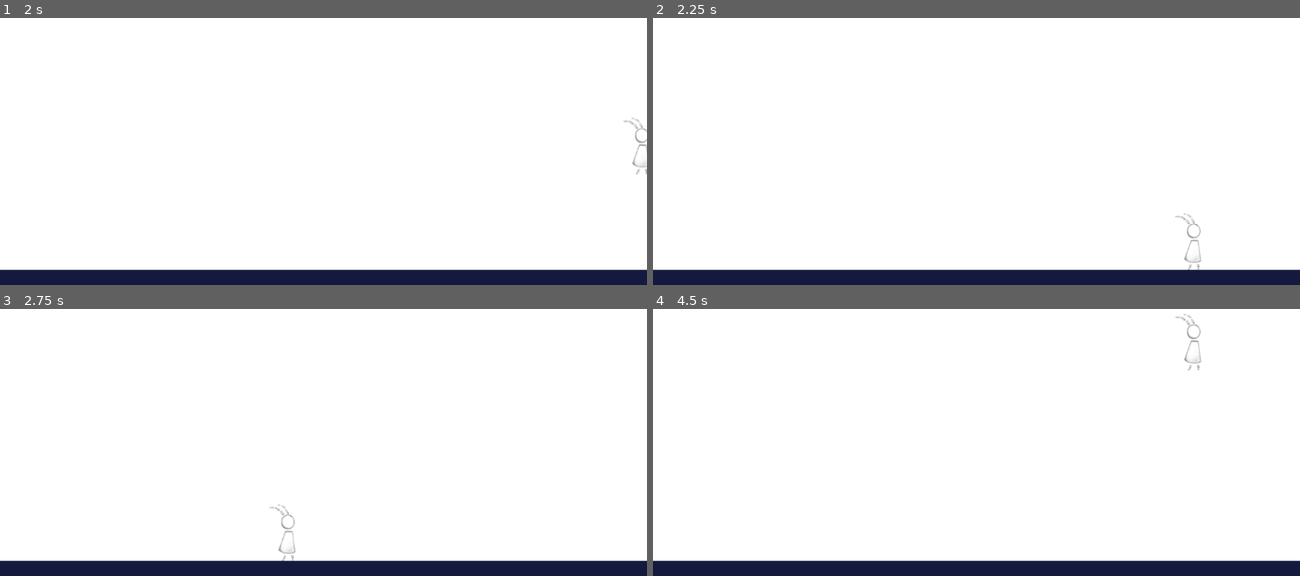
Above: before the commit, frames 1-4 (two rows, left to right).
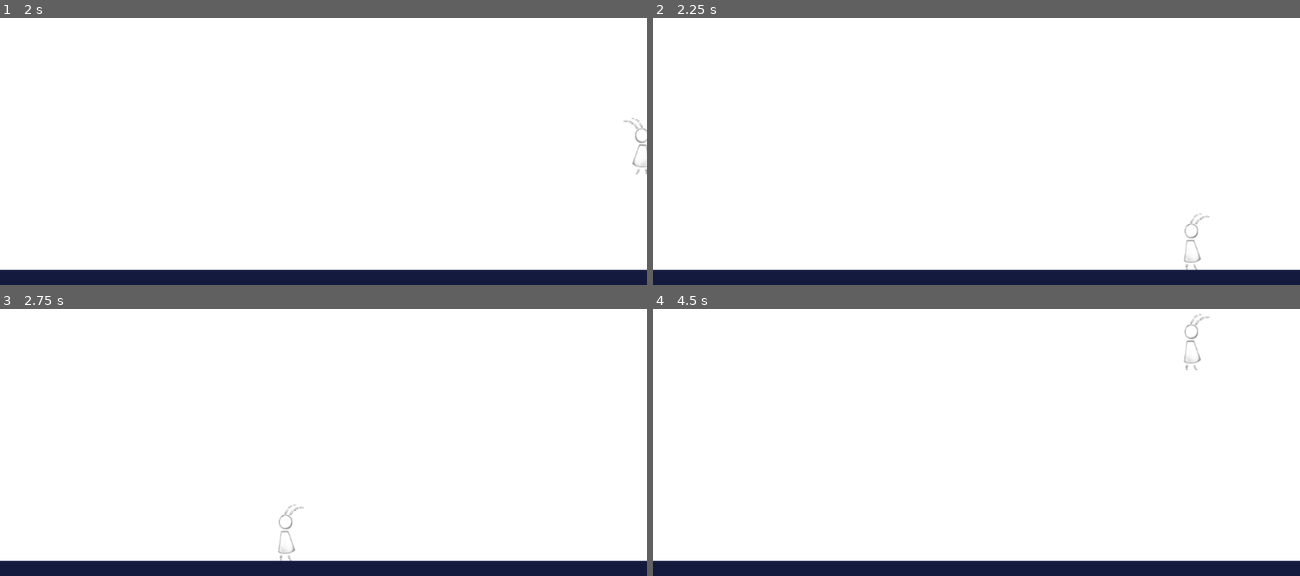
Above: after the commit, the same moments.

Repository: uatuko/game-off-2021
Game: Godot game, scene res://src/levels/LevelTemplate.tscn
The game is run twice, just before and just after one commit, with the same random seed, the same clock (stepped at 60 frames per second) and the same inputs. The project has no main scene, so this scene is started directly.
Inputs:
- Up to frame 1 (2 s): hold D (move_right) from 0.53 s (still down); tap W (jump) at 0.77, 1.52 s
- Up to frame 2 (2.25 s): tap Enter at 2 s; release D (move_right) at 2.03 s; hold A (move_left) from 2.03 s (still down)
- Up to frame 3 (2.75 s): keep holding A (move_left)
- Up to frame 4 (4.5 s): release A (move_left) at 2.78 s; hold D (move_right) 2.78-4.28 s; tap W (jump) at 3.02, 3.77 s; tap Space at 4.25 s; hold A (move_left) from 4.28 s (still down)

Frame 1 is identical in both runs. In frame 2, 0.2% of the frame differs, in the area x 80-86%, y 73-95%; in frame 3, 0.2%; in frame 4, 0.2%, in the area x 80-86%, y 1-23%.

Commit message:
issue #1 - changing sprite direction based on movement

Diff:
--- a/bugz/src/actor/Player.gd
+++ b/bugz/src/actor/Player.gd
@@ -30,6 +30,12 @@
 	# Left/right
 	v.x = speed.x * direction.x
 
+	# Look where you are going
+	if v.x < 0:
+		$Sprite.flip_h = true
+	elif v.x > 0:
+		$Sprite.flip_h = false
+
 	# Going downwards while pressing jump after double jump occured
 	var is_glide = can_glide and Input.is_action_pressed("jump") and v.y > 0
 
--- a/bugz/src/actor/Player.tscn
+++ b/bugz/src/actor/Player.tscn
@@ -11,7 +11,7 @@
 collision_mask = 8
 script = ExtResource( 2 )
 
-[node name="walking_55x90" type="Sprite" parent="."]
+[node name="Sprite" type="Sprite" parent="."]
 position = Vector2( -2, -45 )
 texture = ExtResource( 1 )
 
